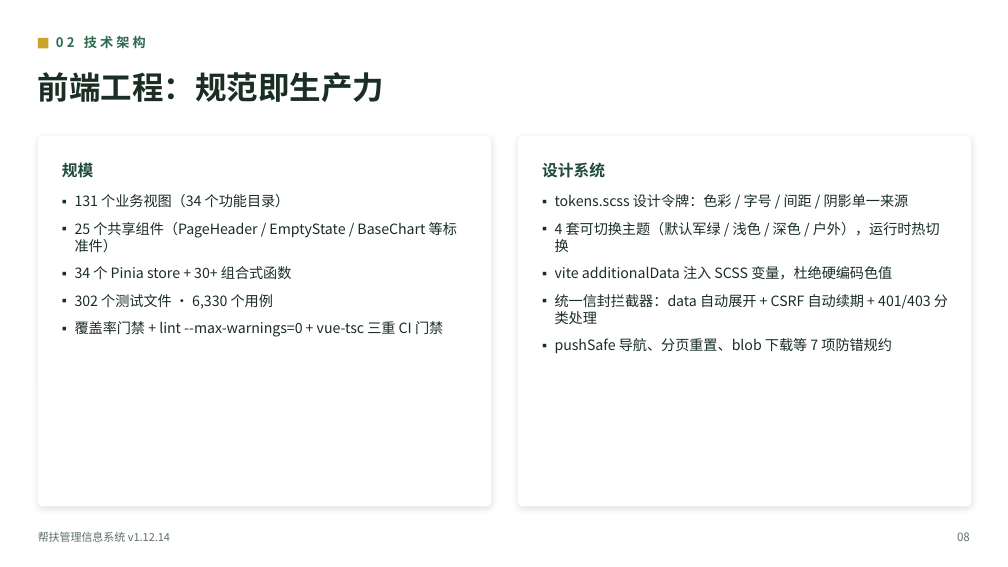
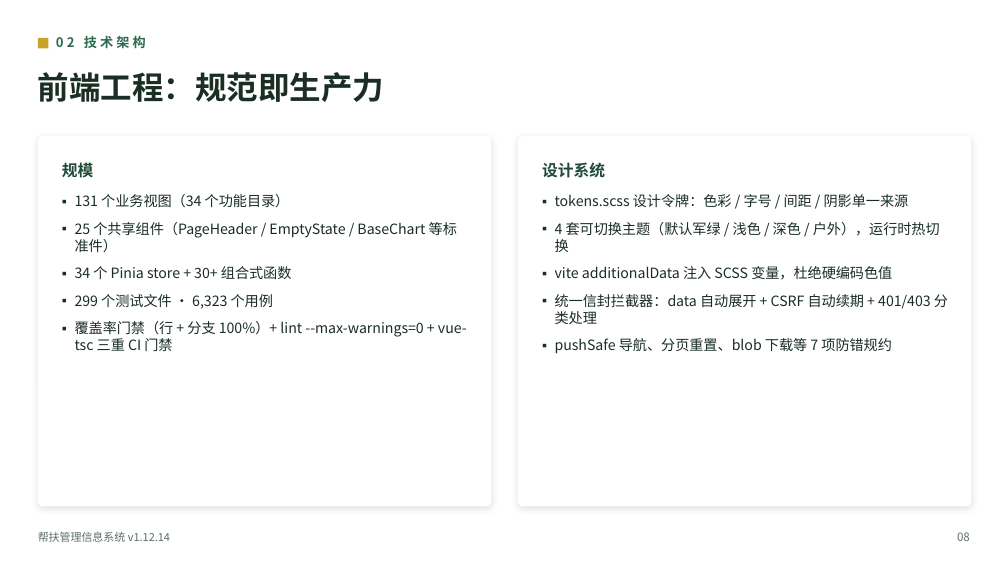
Before and after one commit to lzh745200/MRRS, a slide deck: slide 10 of docs/帮扶管理信息系统介绍.pptx. Drawn at 1008x567 pixels with LibreOffice and Linux fonts; fonts in the diff are those of the drawing. Boxes give left, top, right and bottom in pixels: in the first picture for what was removed or moved away, otherwise in the second. Text is boxed around its words. In the diff, an @@ line names an element or a change of style, - is before the commit and + after.

Commit message:
docs: 文档与 PPT 全量同步至 2026-10-07 实测口径（分支覆盖 100% 门禁上线）
- 用例口径：后端 12,381（collect 实测，621 文件）/ 前端 6,323（299 文件，
  三片分片全量实测 2148+1966+2209，0 skip）/ 合计 18,704；
- 新增成就：分支覆盖 100% 全局严格门禁（.coveragerc branch=True +
  fail_under=100 + 棘轮基线 100.0；96.70% → 100%，3 个文档化不可达弧
  带理由豁免，CI 双遍 22 分钟通过）；
- 更新范围：README（头部版本 v1.12.12→v1.12.14、徽章、质量表 + 分支覆盖行、
  验证行 2026-10-07）/ 项目文件结构说明.md（5 处）/ docs/build_ppt.js（10 处）
  / AGENTS.md（快速命令注记）/ CHANGELOG.md（新增 [Unreleased] 段落）；
- 重建两份同名 PPTX（md5 一致，854,104B），XML 抽查新数字就位、旧数字 0 命中；
- 流程：工程师寇豆码实现 + 两轮修正，QA 严过关两轮独立复验（路由 NoOne）；
  CHANGELOG 历史段落（1.12.14 及以前）刻意保留旧口径。

```diff
--- a/docs/帮扶管理信息系统介绍.pptx
+++ b/docs/帮扶管理信息系统介绍.pptx
@@ text at [75, 294, 467, 351]: text changed @@
-▪ 302 个测试文件 · 6,330 个用例
-▪ 覆盖率门禁 + lint --max-warnings=0 + vue-tsc 三重 CI 门禁
+▪ 299 个测试文件 · 6,323 个用例
+▪ 覆盖率门禁（行 + 分支 100%）+ lint --max-warnings=0 + vue-tsc 三重 CI 门禁
```
Also in this commit, not shown: 6 other slides changed, 6 other files.
